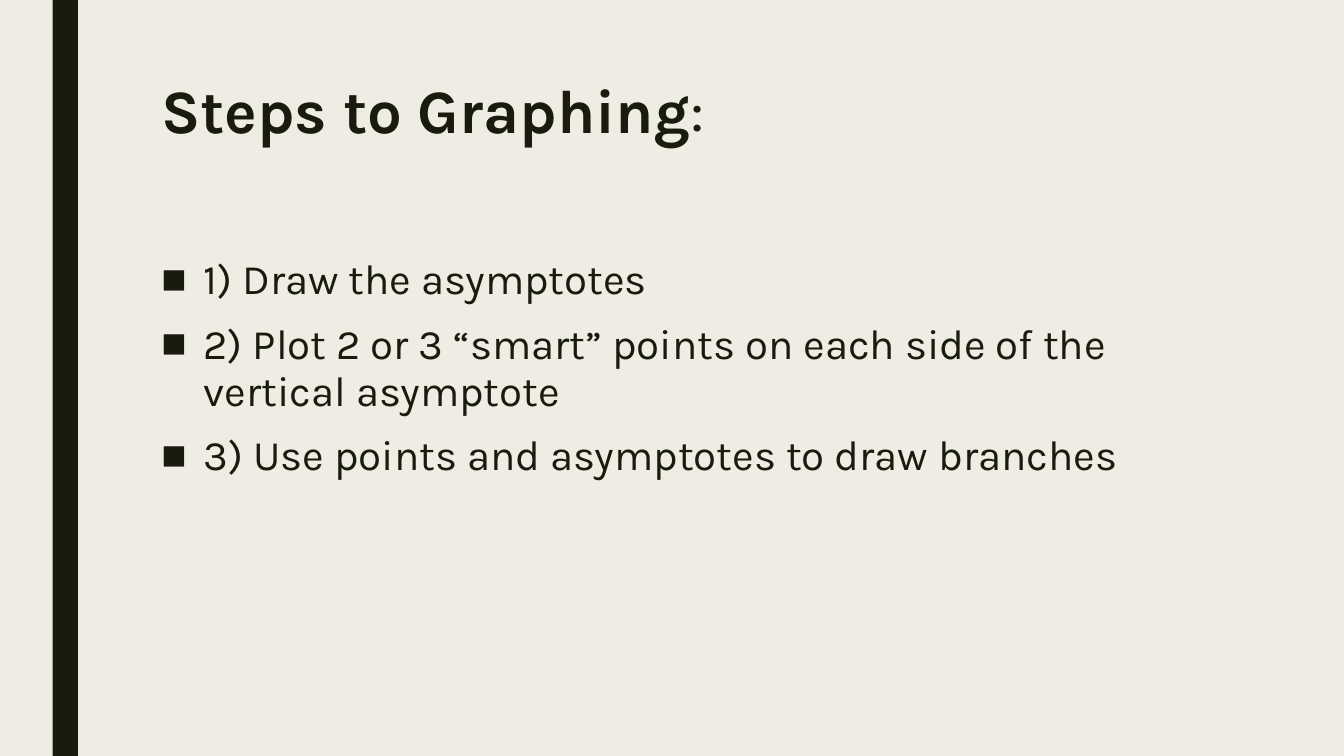
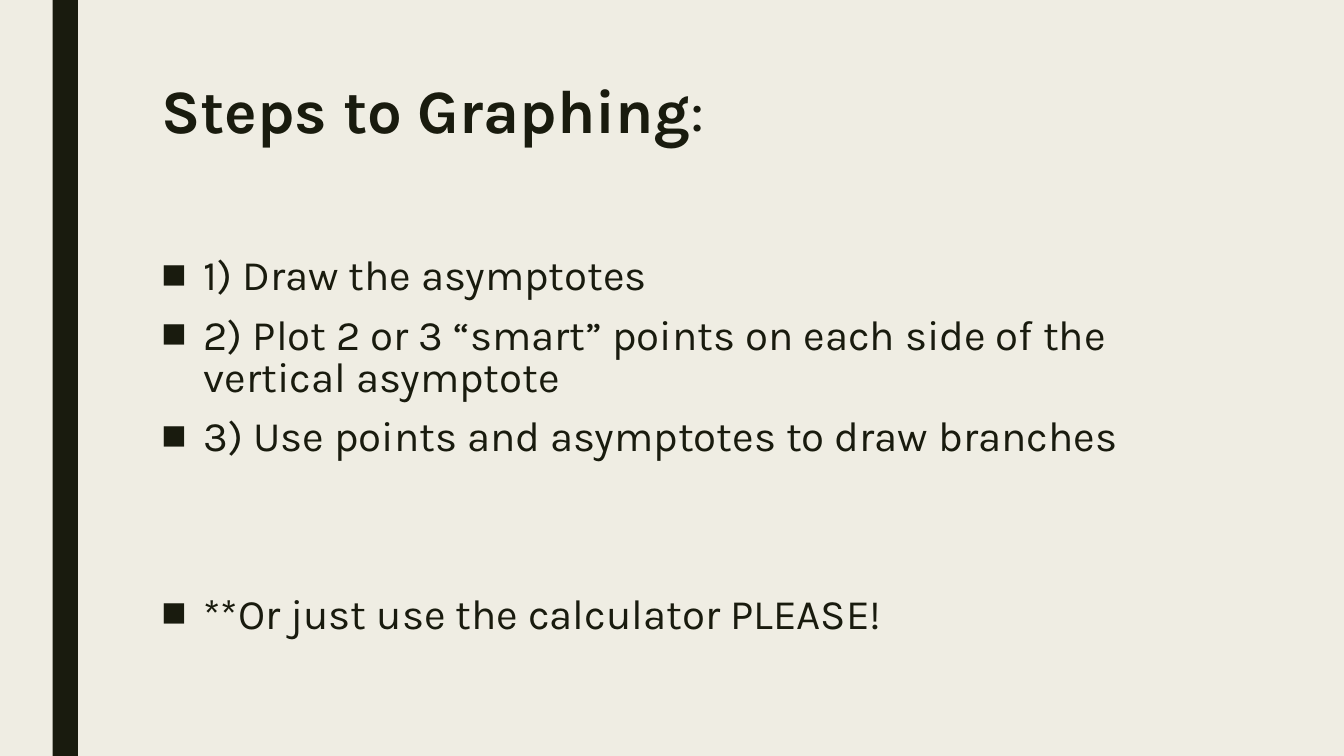
Before and after one commit to codecuddy/pre_calc, a slide deck: slide 12 of _PowerPoints/1st Semester/Unit 2 Polynomials/PreCalc_Day_017 2.6 Rational Functions.pptx. Drawn at 1344x756 pixels with LibreOffice and Linux fonts; fonts in the diff are those of the drawing. Boxes give left, top, right and bottom in pixels: in the first picture for what was removed or moved away, otherwise in the second. Text is boxed around its words. In the diff, an @@ line names an element or a change of style, - is before the commit and + after.

```diff
--- a/_PowerPoints/1st Semester/Unit 2 Polynomials/PreCalc_Day_017 2.6 Rational Functions.pptx
+++ b/_PowerPoints/1st Semester/Unit 2 Polynomials/PreCalc_Day_017 2.6 Rational Functions.pptx
@@ text at (x1=204, y1=259, x2=1117, y2=462): line spacing 0.94 to 0.84 @@
@@ text at (x1=204, y1=600, x2=881, y2=640): paragraph added @@
+■ **Or just use the calculator PLEASE!
```
Also in this commit, not shown: 1 other slide changed, 41 other files.
